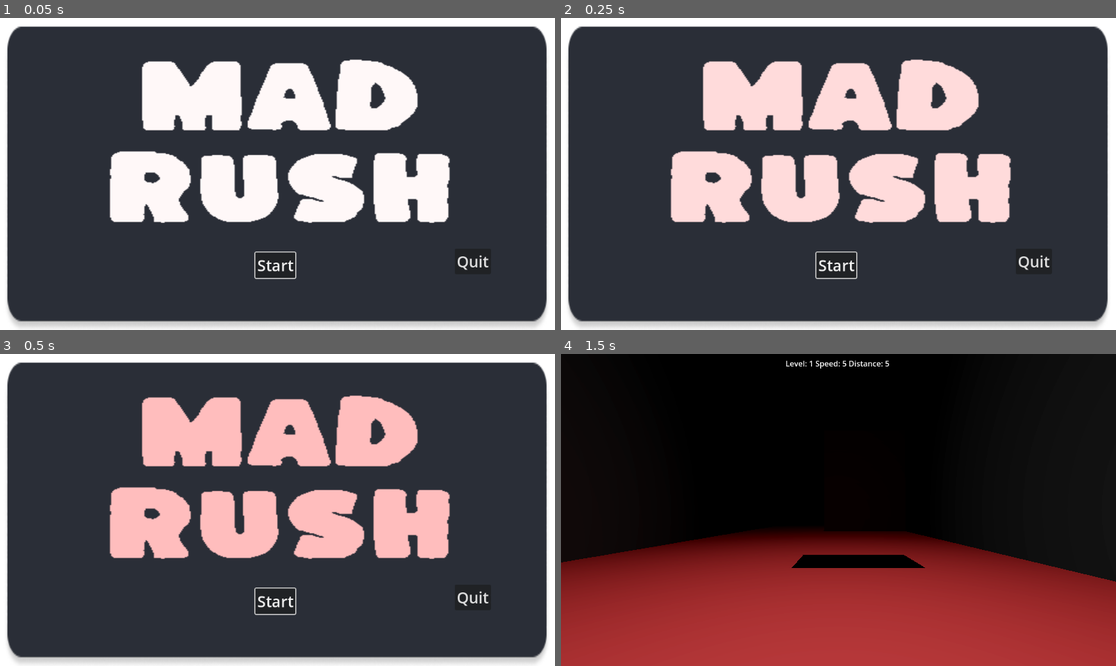
Above: before the commit, frames 1-4 (two rows, left to right).
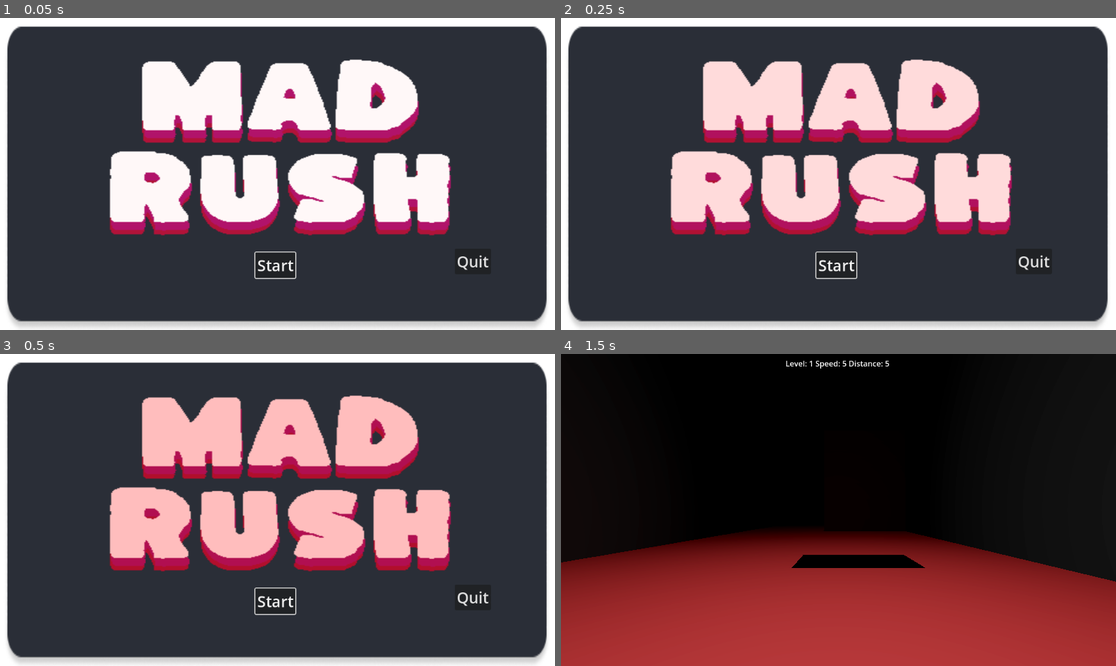
Above: after the commit, the same moments.

Repository: finalsabbath/3d-runner
Game: Godot game, scene res://scenes/main_menu.tscn
Two runs of this game, one before a commit and one after it. Both use one fixed random seed, a clock stepped at 60 frames per second and the inputs below.
Inputs:
- Up to frame 1 (0.05 s): no input
- Up to frame 2 (0.25 s): no input
- Up to frame 3 (0.5 s): no input
- Up to frame 4 (1.5 s): click "Start" at 0.5 s; hold Right (move_right) from 1.28 s (still down)

The runs differ from the first frame. In frame 1, 5.3% of the frame differs, in the area x 19-82%, y 17-70%; in frame 2, 5.2%; in frame 3, 5.2%; in frame 4, nothing differs.

Commit message:
slightly better art?

Diff:
--- a/3d-runner/scenes/main_menu.tscn
+++ b/3d-runner/scenes/main_menu.tscn
@@ -2,7 +2,7 @@
 
 [ext_resource type="Script" uid="uid://sbfihikmqibm" path="res://scripts/scene/main_menu.gd" id="1_ekxnf"]
 [ext_resource type="Texture2D" uid="uid://bk64d3ol2qabf" path="res://assets/ui/Headless.png" id="2_wu84c"]
-[ext_resource type="Texture2D" uid="uid://3f8a4u45c6pi" path="res://assets/art/mad-rush-new-logo.png" id="3_wu84c"]
+[ext_resource type="Texture2D" uid="uid://ifjt5l6e6wxh" path="res://assets/art/mad-rush-new-menu-logo.png" id="3_wu84c"]
 [ext_resource type="AudioStream" uid="uid://c0w7takgfes7x" path="res://assets/music/Sketchbook 2024-09-04_LOOP.ogg" id="4_wu84c"]
 
 [sub_resource type="CanvasTexture" id="CanvasTexture_bqqt6"]
@@ -16,7 +16,7 @@
 grow_vertical = 2
 script = ExtResource("1_ekxnf")
 
-[node name="Background2" type="TextureRect" parent="."]
+[node name="Background" type="TextureRect" parent="."]
 modulate = Color(0.26, 0.26, 0.26, 1)
 layout_mode = 1
 anchors_preset = 15
@@ -26,7 +26,7 @@
 grow_vertical = 2
 texture = SubResource("CanvasTexture_bqqt6")
 
-[node name="Background" type="TextureRect" parent="."]
+[node name="Panel" type="TextureRect" parent="."]
 layout_mode = 1
 anchors_preset = 15
 anchor_right = 1.0
--- a/3d-runner/scenes/world.tscn
+++ b/3d-runner/scenes/world.tscn
@@ -47,7 +47,6 @@
 
 [node name="Music" type="AudioStreamPlayer" parent="."]
 stream = ExtResource("4_71j4m")
-volume_db = -15.929
 autoplay = true
 bus = &"Music"
 parameters/looping = true
--- a/3d-runner/scripts/scene/main_menu.gd
+++ b/3d-runner/scripts/scene/main_menu.gd
@@ -2,7 +2,7 @@
 
 @onready var sprite_2d: Sprite2D = $Sprite2D
 @onready var start: Button = %Start
-@onready var background_2: TextureRect = $Background2
+@onready var background: TextureRect = $Background
 
 var color_num: int = 0
 var next_color = GameState.colors[0]
@@ -24,7 +24,7 @@
 		await ready
 	sprite_2d.modulate = sprite_2d.modulate.lerp(next_color,.01)
 	var master_bus_volume = (AudioServer.get_bus_peak_volume_left_db(0,0) + AudioServer.get_bus_peak_volume_right_db(0,0)) / 2
-	background_2.modulate.v = -master_bus_volume /200
+	background.modulate.v = -master_bus_volume /200
 
 
 func _on_timer_timeout() -> void:
Binary file added: 3d-runner/assets/art/mad-rush-new-color-logo.png
Not shown, added: 3d-runner/assets/art/mad-rush-new-color-logo.png.import
Binary file added: 3d-runner/assets/art/mad-rush-new-menu-logo.png
Not shown, added: 3d-runner/assets/art/mad-rush-new-menu-logo.png.import
Not shown, changed: README.md
Not shown, added: raw_assets/mad-rush-new-color-logo.png
Not shown, added: raw_assets/mad-rush-new-color-logo.xcf
Not shown, changed: raw_assets/mad-rush-new-logo.xcf
Not shown, added: raw_assets/mad-rush-new-menu-logo.png
Not shown, added: raw_assets/mad-rush-new-menu-logo.xcf
